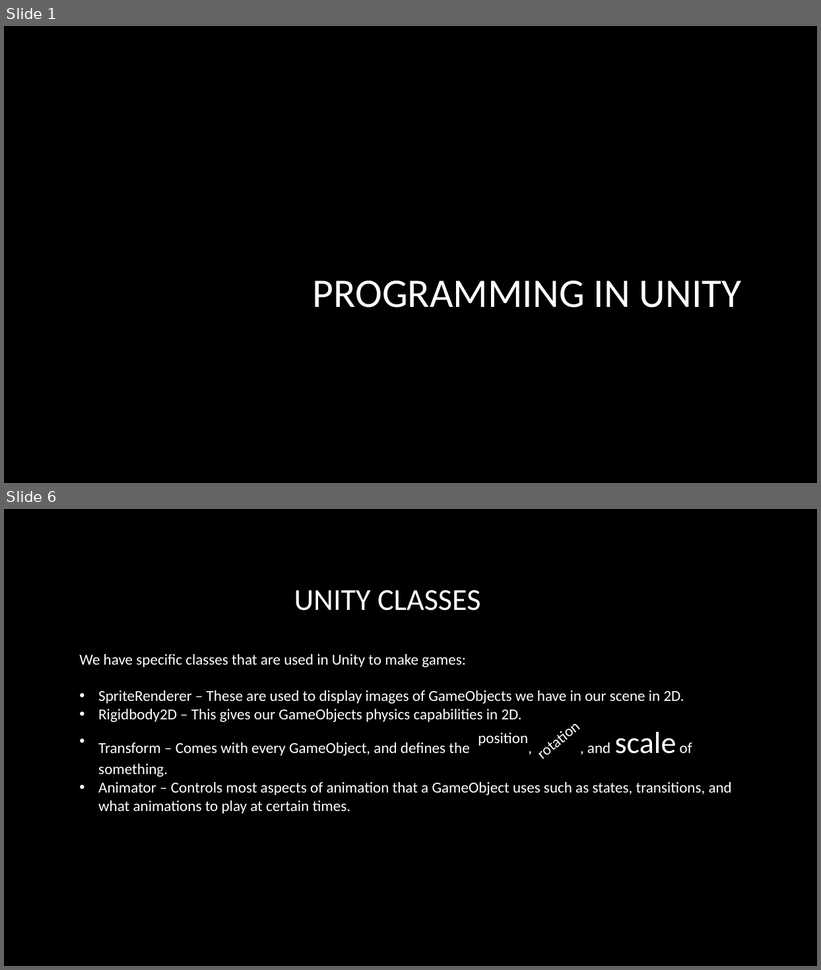
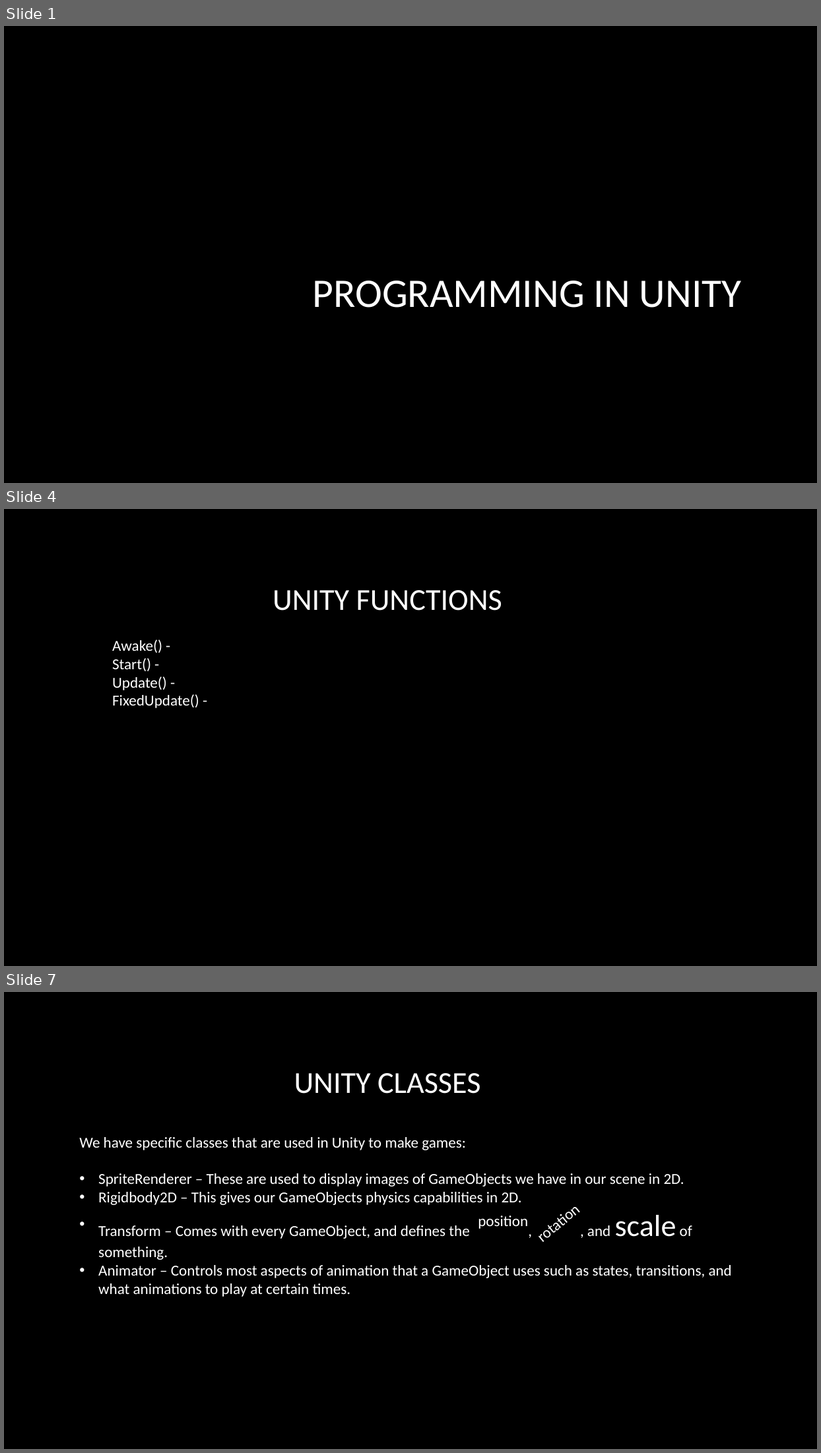
Before and after one commit to RIDENTEM/teachingMaterial, a slide deck: Programming in unity.pptx. Shown one above the other, each under a label of ours: slides 1 and 6 before the commit, slides 1, 4 and 7 after it; the slides between them are not shown. The pictures are 821x970 and 821x1453 pixels, drawn with LibreOffice and Linux fonts; fonts in the diff are those of the drawing; background and template pictures are left out. Boxes give left, top, right and bottom in pixels: in the first picture for what was removed or moved away, otherwise in the second. Text is boxed around its words. In the diff, an @@ line names an element or a change of style, - is before the commit and + after.

```diff
--- a/Programming in unity.pptx
+++ b/Programming in unity.pptx
@@ slide 4 added at bbox=[4, 509, 817, 966], background picture (left out) @@
@@ title added at bbox=[273, 590, 502, 611], 36 pt, text #FFFFFF @@
+UNITY FUNCTIONS
@@ text added at bbox=[112, 640, 199, 708], 18 pt, text #FFFFFF @@
+Awake() -
+Start() -
+Update() -
+FixedUpdate() -
@@ what was slide 6 is now slide 7 @@
```
Also in this commit, not shown: 2 slides changed, 1 other slide added, 1 slide removed.
